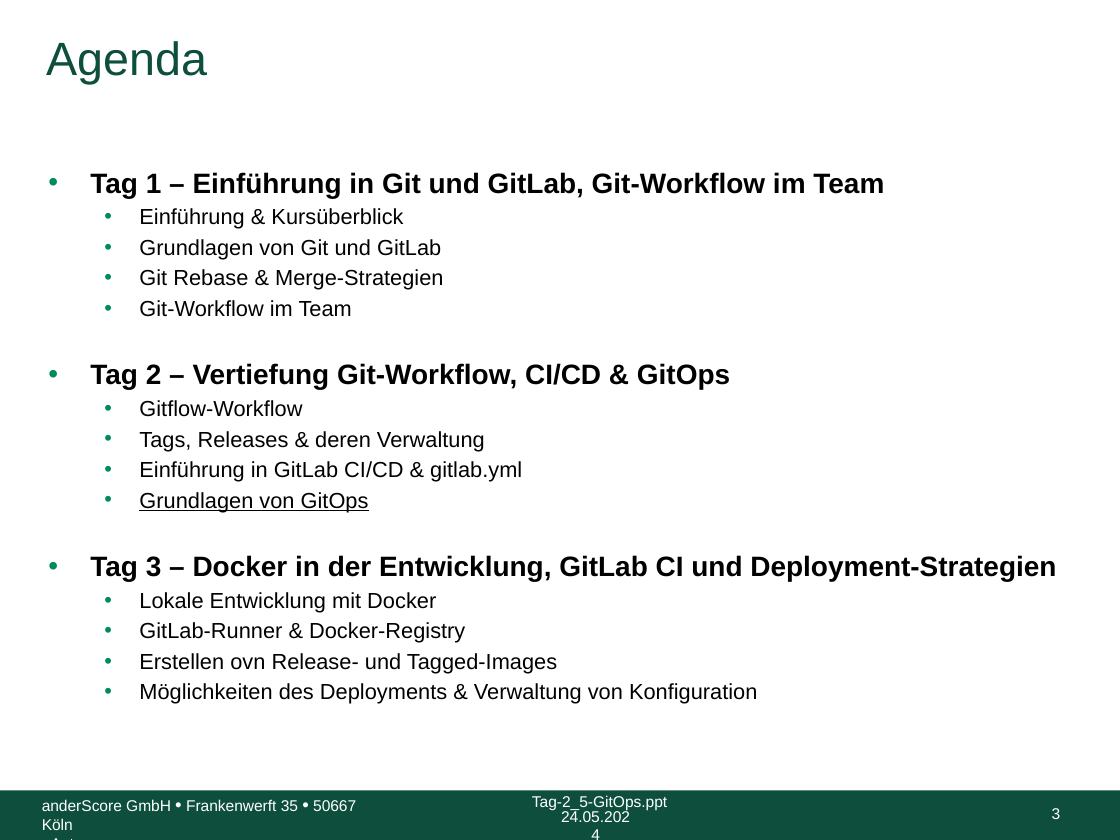
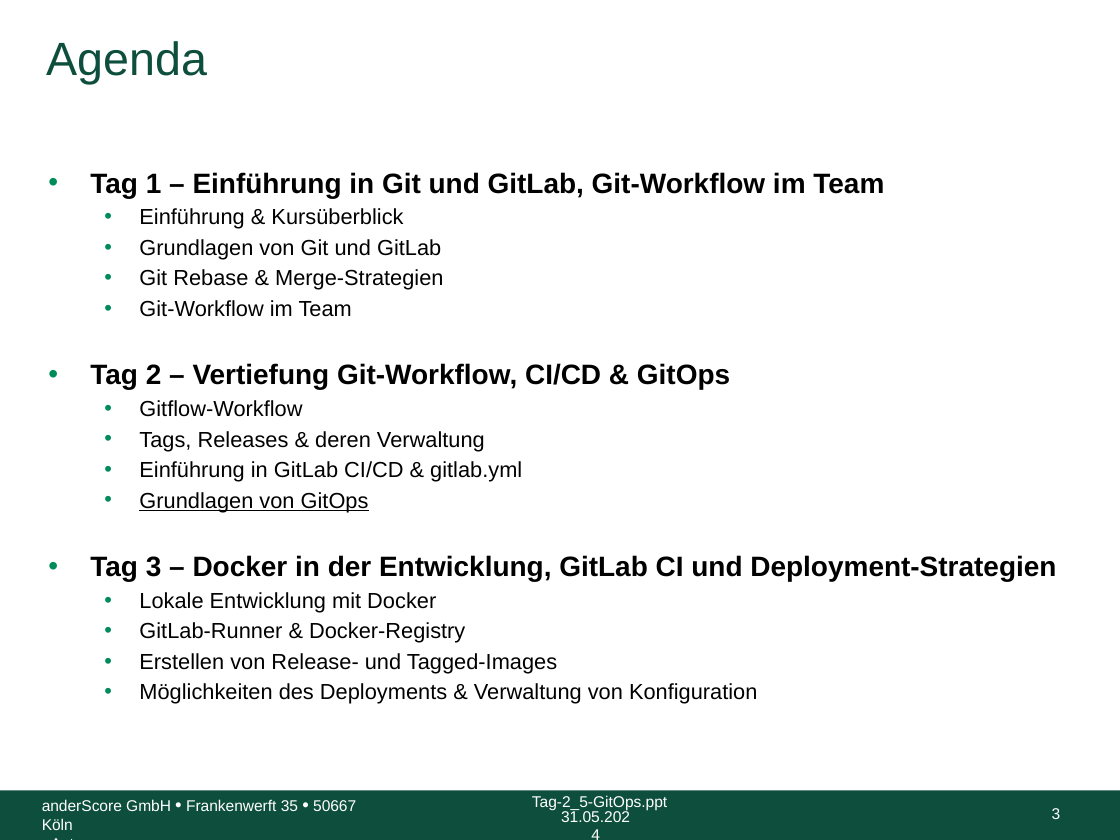
Before and after one commit to anderscore-gmbh/gitlab, a slide deck: slide 3 of slides/Tag-2_5-GitOps.pptx. Drawn at 1120x840 pixels with LibreOffice and Linux fonts; fonts in the diff are those of the drawing; background and template pictures are left out. Boxes give left, top, right and bottom in pixels: in the first picture for what was removed or moved away, otherwise in the second. Text is boxed around its words. In the diff, an @@ line names an element or a change of style, - is before the commit and + after.

```diff
--- a/slides/Tag-2_5-GitOps.pptx
+++ b/slides/Tag-2_5-GitOps.pptx
@@ text at (139, 653, 557, 674): text changed @@
-  • Erstellen ovn Release- und Tagged-Images
+  • Erstellen von Release- und Tagged-Images
@@ text at (561, 809, 630, 822): text changed @@
-24.05.2024
+31.05.2024
```
Also in this commit, not shown: 35 other slides changed, 2 other files.
